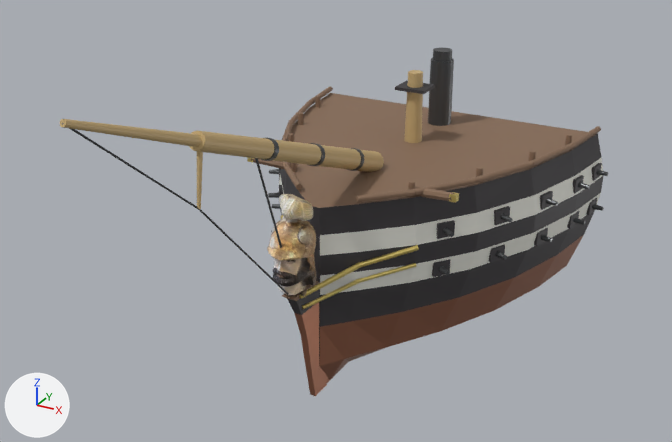
Before and after pictures for a commit that changed the glTF model figureheads/ships3d/defiance.glb.
The view is the same before and after, from a camera (50 mm lens) standing at (16.3, -29.1, 17.8) and looking at (0.6, -0.6, 3.5). Arrows for +X, +Y and +Z are at lower left; the lights stay in place. The picture after the commit comes second. Where no turn or scale is listed for an object, it has been applied to the vertices. Vertices at exactly the same position are counted once.

In view in the first picture: 'defiance_Figurehead', 'defiance_ParentBow'.
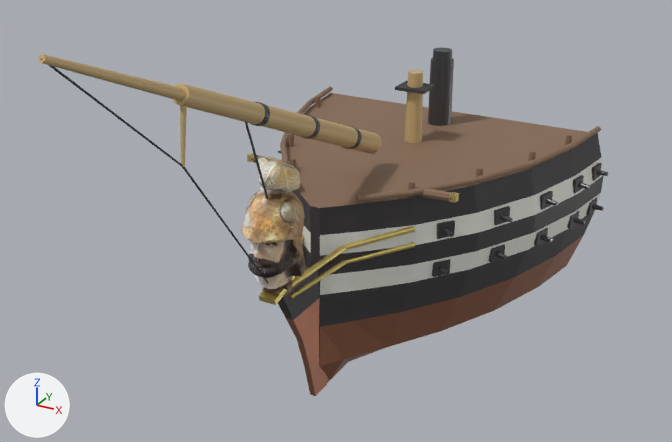
Where the newer file only moved an object's origin or applied its transform, the numbers keep the older frame.

Pixel boxes (x1, y1, x2, y2) of what changed, in the pictures (672 x 442 px; the box of a moved part takes in the faces that stretch with it):
'defiance_ParentBow', reshaped: before (60, 48, 608, 396); after (38, 48, 608, 396)
'defiance_Figurehead', moved, rescaled (27% wider, 30% taller): before (267, 194, 317, 297); after (241, 157, 305, 291)
part 1 of me_defiance_bowhullmesh, moved or reshaped: before (359, 245, 419, 267); after (345, 226, 415, 250)
part 2 of me_defiance_bowhullmesh, moved or reshaped: before (62, 123, 199, 210); after (40, 58, 183, 167)
part 3 of me_defiance_bowhullmesh, moved or reshaped: before (199, 209, 291, 296); after (182, 167, 268, 284)
part 4 of me_defiance_bowhullmesh, rebuilt (8% wider, 69% taller): before (189, 131, 384, 172); after (172, 84, 382, 154)
part 5 of me_defiance_bowhullmesh, rebuilt (66% taller): before (60, 119, 202, 147); after (38, 54, 186, 101)
part 6 of me_defiance_bowhullmesh, deleted: before (197, 138, 416, 309)
part 7 of me_defiance_bowhullmesh, built on: before (255, 133, 556, 396); after (180, 102, 557, 396)

The change, as a list of edits to the scene's bpy script:
```text
Change me_defiance_bowhullmesh:
    used by ob_defiance_parentbow; location = (0.0, -0.32, 3.45)
    remove me_defiance_bowhullmesh.from_pydata(...)  # 1747 vertices, 3186 faces; spans x -7.9..7.9, y -13.0..13.0, z -7.5..7.5
    add me_defiance_bowhullmesh.from_pydata(...)  # 1755 vertices, 3198 faces; spans x -7.9..7.9, y -13.4..13.0, z -7.5..9.2
    me_defiance_bowhullmesh part 1: the loose piece of 20 vertices spanning x 1.3..3.2, y 0.0..1.9, z -1.9..-1.2 is scaled about its middle by (1.18, 1.19, 1.01), then moved by (-0.3, -0.3, 0.8)
    me_defiance_bowhullmesh part 2: the loose piece of 16 vertices spanning x 0.0, y -13.0..-7.9, z 3.2..7.4 is scaled about its middle by (0.449, 0.959, 1.02), then moved by (0.0, -0.5, 1.6)
    me_defiance_bowhullmesh part 3: the loose piece of 16 vertices spanning x 0.0, y -7.9..-2.5, z -2.5..3.3 is scaled about its middle by (0.122, 0.884, 1.13), then moved by (0.0, -0.9, 1.2)
    me_defiance_bowhullmesh part 4: the loose piece of 44 vertices spanning x -0.4..0.4, y -7.9..4.2, z 0.5..5.7 is rebuilt with 44 vertices and now spans x -0.4..0.4, y -8.5..4.0, z 1.4..7.3
    me_defiance_bowhullmesh part 5: the loose piece of 36 vertices spanning x -0.2..0.2, y -13.0..-6.5, z 4.8..7.5 is rebuilt with 36 vertices and now spans x -0.2..0.2, y -13.4..-7.1, z 6.3..9.2
    me_defiance_bowhullmesh part 6: 7 loose pieces with 216 vertices, spanning x -1.4..3.1, y -7.9..2.4, z -2.9..5.3, are deleted
    me_defiance_bowhullmesh part 7: 37 vertices moved from x -7.3..6.9, y -4.9..12.3, z -6.0..4.3 to x -7.3..6.9, y -5.4..12.3, z -5.9..5.7; 35 vertices removed from x -6.4..6.4, y -4.9..7.8, z -2.4..4.3; 259 vertices added at x -6.3..6.3, y -8.6..7.8, z -2.1..6.9
    other edits to the shape of me_defiance_bowhullmesh do not show in these pictures
Change ob_defiance_figurehead:
    ob_defiance_figurehead.location: (0.0, -2.86, 3.24) -> (0.0, -4.09, 4.55)
    ob_defiance_figurehead.scale: (1.98, 1.98, 1.98) -> (2.45, 2.45, 2.45)
```
